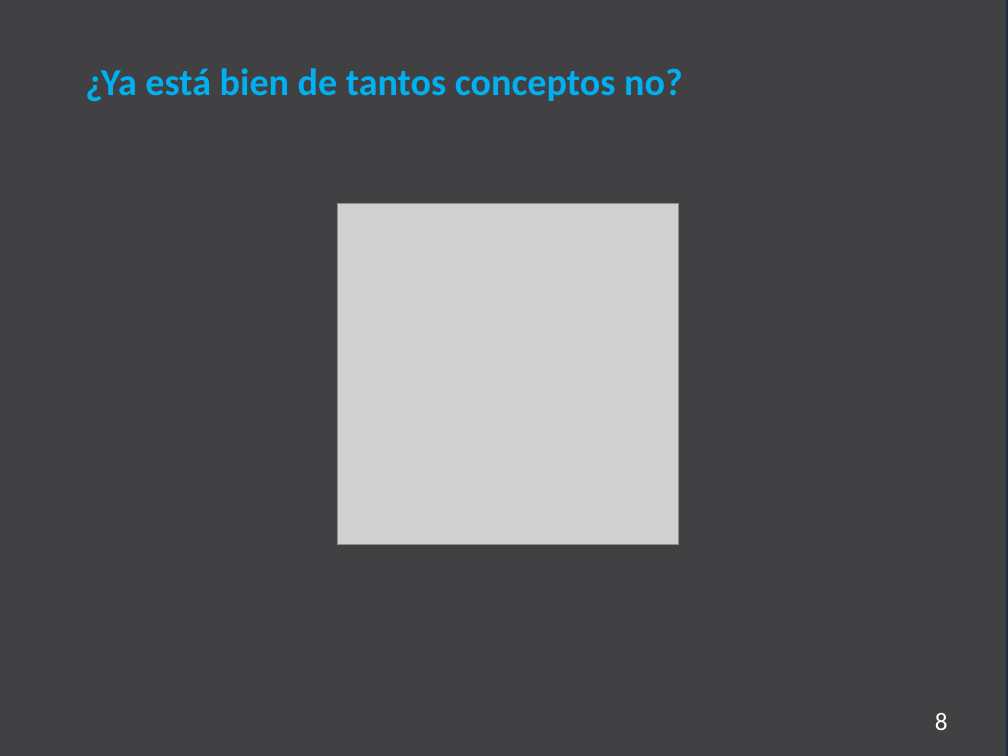
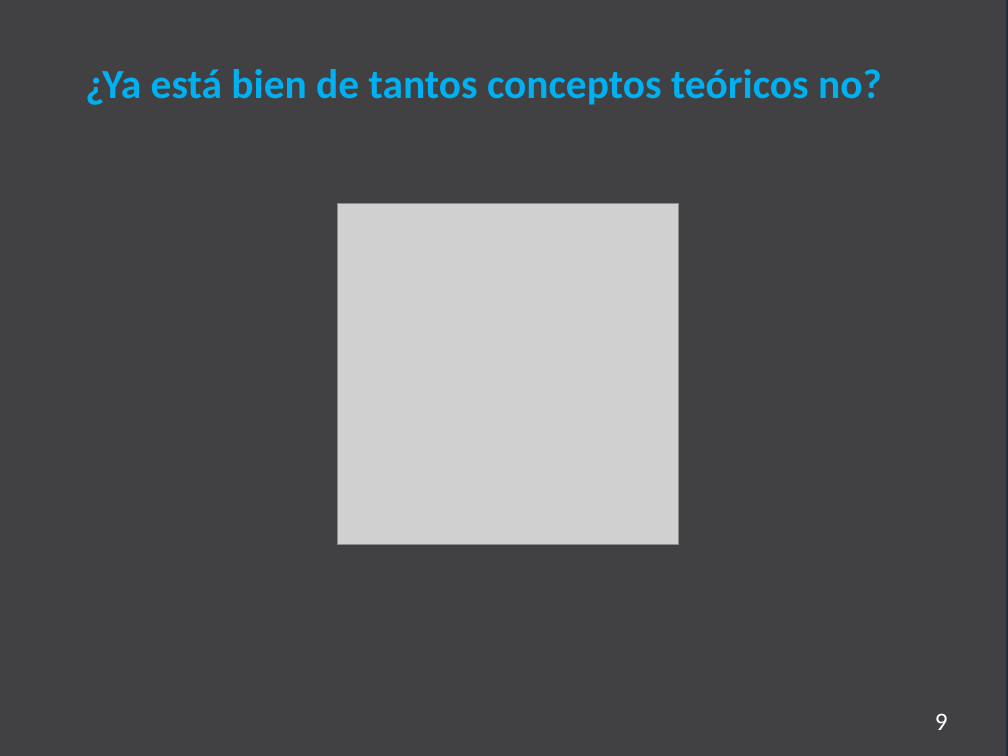
Before and after one commit to dmcisneros/Apuntes, a slide deck: slide 9 of Introducción a GitHubV2.pptx (slide 8 before the commit). Drawn at 1008x756 pixels with LibreOffice and Linux fonts; fonts in the diff are those of the drawing; grey boxes stand for pictures. Boxes give left, top, right and bottom in pixels: in the first picture for what was removed or moved away, otherwise in the second. Text is boxed around its words. In the diff, an @@ line names an element or a change of style, - is before the commit and + after.

```diff
--- a/Introducción a GitHubV2.pptx
+++ b/Introducción a GitHubV2.pptx
@@ text at [85, 69, 882, 105]: text changed; size 27.2 to 29.6 pt @@
-¿Ya está bien de tantos conceptos no?
+¿Ya está bien de tantos conceptos teóricos no?
@@ page number at [935, 713, 948, 730]: text changed @@
-8
+9
```
Also in this commit, not shown: 2 other slides changed, 1 other file.
